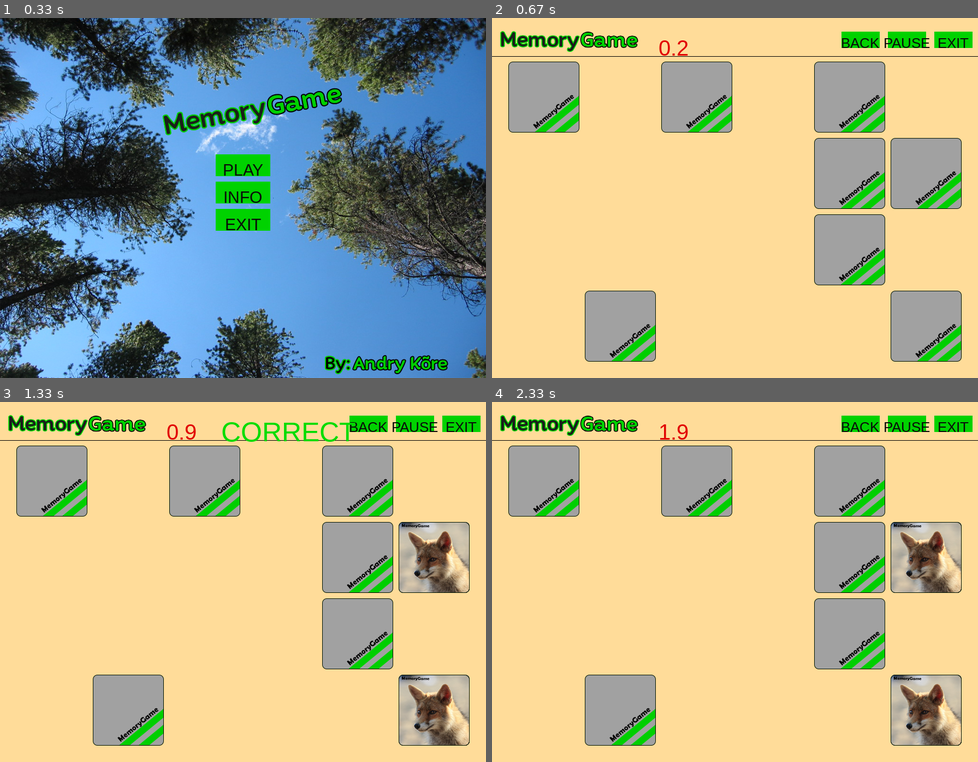
Above: before the commit, frames 1-4 (two rows, left to right).
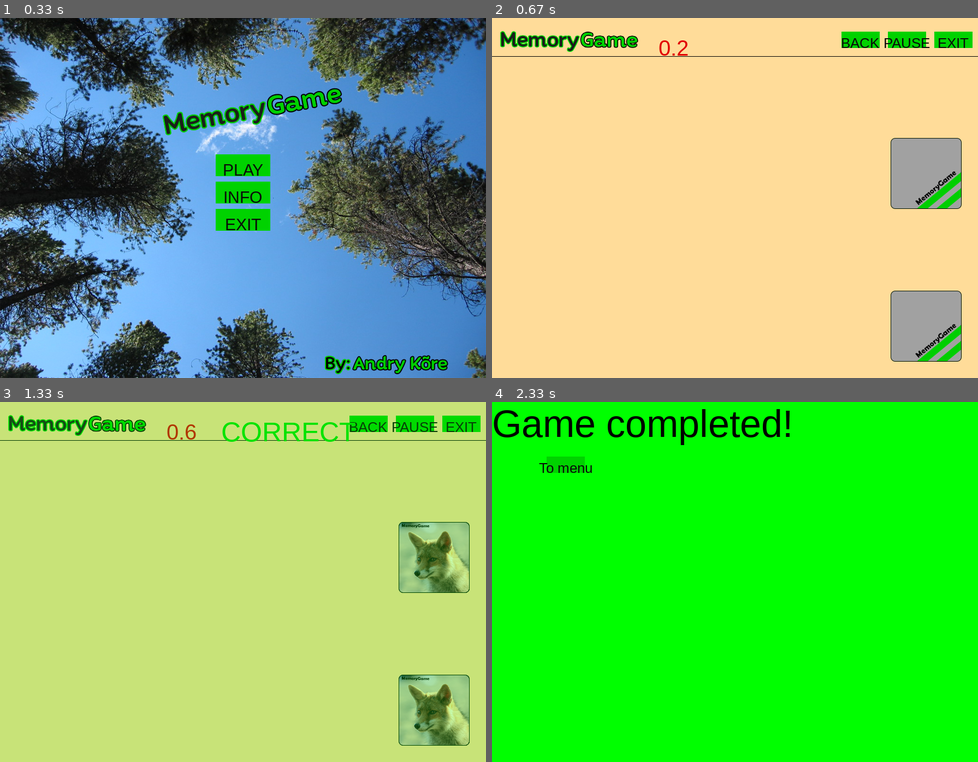
Above: after the commit, the same moments.

Repository: TheAndry/PygamePracticeGame
Game: pygame game, started from MemoryGame.py
Same seed, same stepped clock (60 frames per second), same inputs: the game is played once before the commit and once after it.
Inputs (mouse positions are in pixels of both pictures, inside the frame that each line leads up to):
- Up to frame 1 (0.33 s): no input
- Up to frame 2 (0.67 s): click "PLAY" at 0.38 s
- Up to frame 3 (1.33 s): click (432, 711) at 0.72 s; click (432, 556) at 1.05 s
- Up to frame 4 (2.33 s): no input

Frame 1 is identical in both runs. In frame 2, 17% of the frame differs, in the area x 3-81%, y 12-96%; in frame 3, 98%; in frame 4, 100%, in the area x 0-100%, y 0-100%.

Commit message:
Game end green fade added.

Diff:
--- a/MemoryGame.py
+++ b/MemoryGame.py
@@ -10,7 +10,6 @@
 HEIGHT = 660
 gameScreen = pygame.display.set_mode([WIDTH, HEIGHT])
 pygame.display.set_caption('MemoryGame')
-time = pygame.time.Clock()
 
 # TODO: Try to make image thing better
 '''Pictures from https://pixabay.com/'''  # TODO: Need 12 cards
@@ -24,7 +23,7 @@
 
 cardSize = card_back.get_rect().size
 
-allCardsList = [card_fox, card_dachshund, card_bear, card_moose]
+allCardsList = [card_fox ] # card_dachshund, card_bear, card_moose
 
 
 def Text(screen, text, size, color, coords):
@@ -68,6 +67,7 @@
 
 class Button:
     def __init__(self, xpos, ypos, height, width, buttontext, regularcolor, hovercolor, clickcolor, function, size=30, textfont='Arial Bold'):
+        global clickableButton
         self.function = function
         self.buttontext = buttontext
         self.currentcolor = regularcolor
@@ -84,19 +84,21 @@
         self.textposition = pygame.Rect((self.xpos, self.ypos), (self.width, self.height))
         self.textposition[0] = self.xpos + ((self.width - self.textcontent.get_width()) / 2)
         self.textposition[1] = self.ypos + ((self.width - self.textcontent.get_height()) / 6)
+        clickableButton = True
 
     def mousemovement(self, position, key):
-        if self.xpos < position[0] < self.xpos + self.width and self.ypos < position[1] < self.ypos + self.height:
-            if key[0]:
-                self.currentcolor = self.clickcolor
-                self.commenceaction = True
+        if clickableButton:
+            if self.xpos < position[0] < self.xpos + self.width and self.ypos < position[1] < self.ypos + self.height:
+                if key[0]:
+                    self.currentcolor = self.clickcolor
+                    self.commenceaction = True
+                else:
+                    self.currentcolor = self.hovercolor
+                    if self.commenceaction:
+                        self.function()
+                        self.commenceaction = False
             else:
-                self.currentcolor = self.hovercolor
-                if self.commenceaction:
-                    self.function()
-                    self.commenceaction = False
-        else:
-            self.currentcolor = self.regularcolor
+                self.currentcolor = self.regularcolor
 
     def drawbutton(self, scren):
         pygame.draw.rect(scren, self.currentcolor, pygame.Rect((self.xpos, self.ypos), (self.width, self.height)))
@@ -146,30 +148,35 @@
 class Status():
     menu = 1
     game = 2
-    end = 3
-    pause = 4
+    fade = 3
+    end = 4
 
 
 class Game:
-    def __init__(self, screen):
+    def __init__(self, screen):  # TODO: Make this area better
         global mouseClicks, openedCards
         self.currentStatus = Status.menu
         self.currentScreen = screen
         self.screenRect = self.currentScreen.get_rect()
         self.cards = Cards()
-        self.gameBackground = None  # TODO: Make background or not?
         self.correct = None
         self.clickNow = 0
         self.t1 = 0
         self.playtime = 0
         self.clickedTime = 0
+        self.addTime = False
+        self.timerPause = False
         self.clock = pygame.time.Clock()
         self.clock2 = pygame.time.Clock()
         self.clock3 = pygame.time.Clock()
+        self.surface = pygame.Surface((WIDTH, HEIGHT))
+        self.surface.fill((0, 255, 0))
+        self.surfaceAlpha = 0
+        self.ajutised_ajad = []
         openedCards = []
         mouseClicks = []
 
-    def makeGrid(self):  # Think where to put this
+    def makeGrid(self):
         gridList = []
 
         for i in range(4):  # cards in vertical |
@@ -215,16 +222,20 @@
 
     def ifOpened(self):
         if len(openedCards) == len(allCardsList)*2:
-            self.gameEnd()
+            if not self.addTime:
+                self.ajutised_ajad.append(self.playtime)
+                self.addTime = True
+            self.currentStatus = Status.fade
 
     def timer(self):
-        if pause:
-            self.t1 = self.clock2.tick()
-        else:
-            milliseconds = (self.now - self.t1)
-            seconds = milliseconds / 1000
-            self.playtime += seconds
-            self.t1 = 0
+        if not self.timerPause:
+            if pause:
+                self.t1 = self.clock2.tick()
+            else:
+                milliseconds = (self.now - self.t1)
+                seconds = milliseconds / 1000
+                self.playtime += seconds
+                self.t1 = 0
 
     def showMenu(self):
         global buttons
@@ -232,10 +243,13 @@
         self.cards.clearList()
         self.playtime = 0
         self.correct = None
+        self.addTime = False
+        self.timerPause = False
+        self.surfaceAlpha = 0
         del openedCards[:]
         del mouseClicks[:]
         buttons = Allbuttons([
-            Button(self.screenRect.centerx-(100/2), self.screenRect.centery-80, 40, 100, 'PLAY', (0,210,00), (10,240,110), (160,245,225), self.startGame),  # Küsi, kuidas skippida mõndasid osasid funktsioonis
+            Button(self.screenRect.centerx-(100/2), self.screenRect.centery-80, 40, 100, 'PLAY', (0,210,00), (10,240,110), (160,245,225), self.startGame),
             Button(self.screenRect.centerx-(100/2), self.screenRect.centery-30, 40, 100, 'INFO', (0,210,00), (10,240,110), (160,245,225), self.showMenu),  # TODO: Make info tab
             Button(self.screenRect.centerx-(100/2), self.screenRect.centery+20, 40, 100, 'EXIT', (0,210,00), (10,240,110), (160,245,225), self.quitGame)
             ])
@@ -264,9 +278,21 @@
             pause = True
         #pygame.mixer.music.pause()
 
+    def goFade(self):
+        global clickableButton
+        self.surfaceAlpha = min(255, self.surfaceAlpha + (self.now/1000) * 210)
+        self.surface.set_alpha(self.surfaceAlpha)
+        self.currentScreen.blit(self.surface, (0, 0))
+        self.timerPause = True
+        clickableButton = False
+        if self.surfaceAlpha == 255:
+            self.gameEnd()
+
     def gameEnd(self):
-        global buttons
+        global buttons, clickableButton
         self.currentStatus = Status.end
+        clickableButton = True
+        print(self.ajutised_ajad)
         buttons = Allbuttons([
             Button(100, 100, 30, 70, 'To menu', (0,210,00), (10,240,110), (160,245,225), game.showMenu, 26)
         ])
@@ -287,24 +313,25 @@
             buttons.drawbutton(self.currentScreen)
             pygame.display.flip()
 
-        elif self.currentStatus == Status.game:  # Make time tick
-            self.currentScreen.fill([255, 220, 153])
+        elif self.currentStatus == Status.game or self.currentStatus == Status.fade:  # Make time tick
             buttons.drawbutton(self.currentScreen)
             self.currentScreen.blit(memory_text, (10, 20))
             pygame.draw.line(self.currentScreen, [0, 0, 0], [0, 70], [WIDTH, 70])
             self.cards.drawBoard(self.currentScreen)
             self.timer()
             Text(self.currentScreen, str(round(self.playtime, 1)), 40, (225, 0, 0), (self.screenRect.centerx-140, 32))
-
             if pause:
                 Text(self.currentScreen, 'GAME PAUSED', 70, (225, 0, 0), (self.screenRect.centerx-180, self.screenRect.centery))
             self.correctWrong()
             self.turnCards()
             self.ifOpened()
+            if self.currentStatus == Status.fade:
+                self.goFade()
             pygame.display.flip()
-
-        elif self.currentStatus == Status.end:  # TODO: Make green fade
-            self.currentScreen.fill([0, 207, 0])
+            self.currentScreen.fill([255, 220, 153])
+
+        elif self.currentStatus == Status.end:
+            self.currentScreen.fill([0, 255, 0])
             buttons.drawbutton(self.currentScreen)
             Text(self.currentScreen, 'Game completed!', 70, (0, 0, 0), (0, 0))
             pygame.display.flip()
